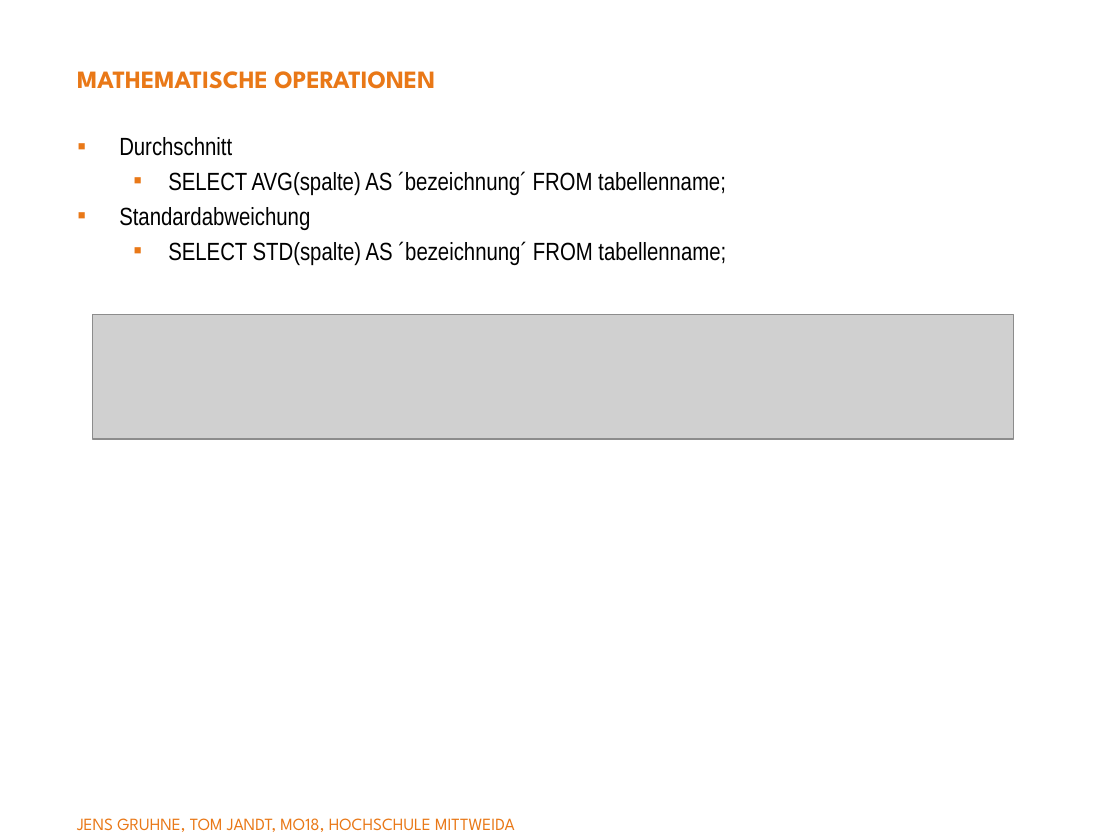
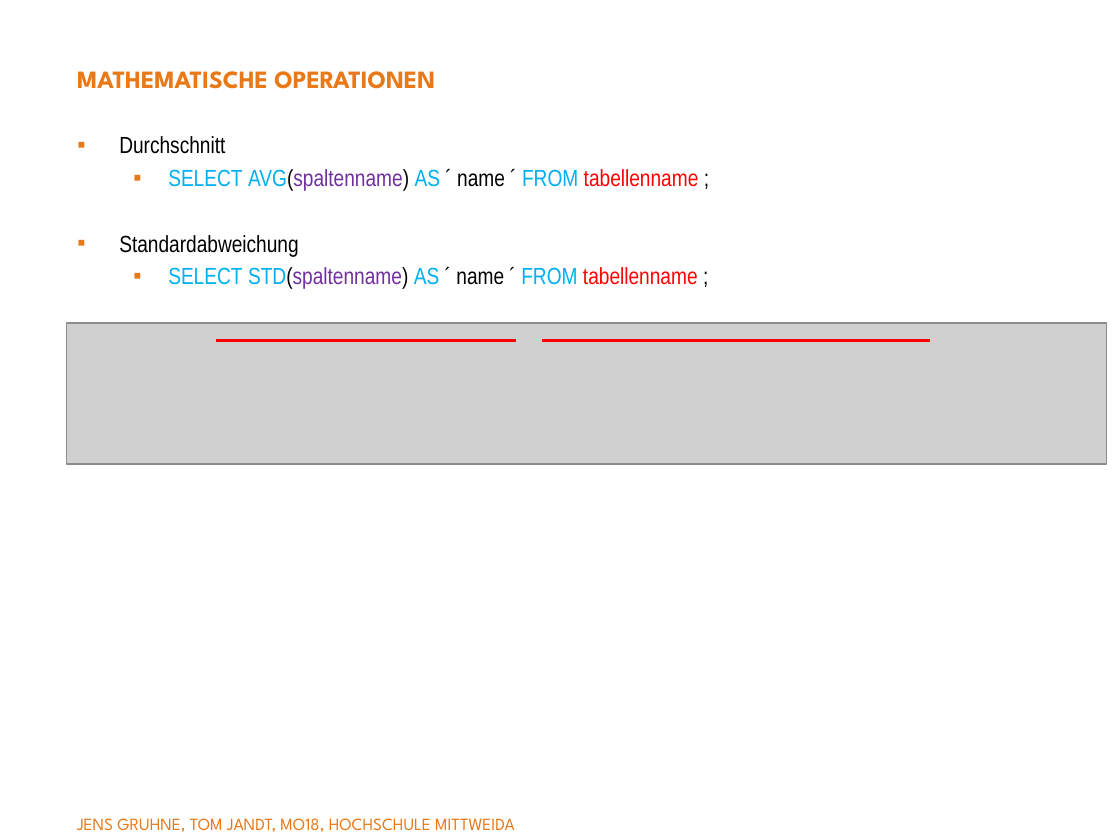
Before and after one commit to yyangg00/Semantik-Vortrag, a slide deck: slide 17 of semantik.pptx (slide 14 before the commit). Drawn at 1120x840 pixels with LibreOffice and Linux fonts; fonts in the diff are those of the drawing; grey boxes stand for pictures; background and template pictures are left out. Boxes give left, top, right and bottom in pixels: in the first picture for what was removed or moved away, otherwise in the second. Text is boxed around its words. In the diff, an @@ line names an element or a change of style, - is before the commit and + after.

```diff
--- a/semantik.pptx
+++ b/semantik.pptx
@@ text at (119,136,298,257): size 16 to 15 pt in "Durchschnitt", "Standardabweichung" @@
@@ text at (168,169,699,191): text changed; size 16 to 15 pt; text colour #000000 to #00B0F0 @@
-  ▪ SELECT AVG(spalte) AS ´bezeichnung´ FROM tabellenname;
+  ▪ SELECT AVG(spaltenname) AS ´ name ´ FROM tabellenname ;
@@ text at (168,267,698,289): text changed; size 16 to 15 pt; text colour #000000 to #00B0F0 @@
-  ▪ SELECT STD(spalte) AS ´bezeichnung´ FROM tabellenname;
+  ▪ SELECT STD(spaltenname) AS ´ name ´ FROM tabellenname ;
@@ picture: place and size @@
-picture at (93,315,1014,439)
+picture at (66,323,1107,464)
@@ line added from (216, 340) to (516, 340), #FF0000 2.25 pt @@
@@ line added from (542, 340) to (931, 340), #FF0000 2.25 pt @@
```
Also in this commit, not shown: 17 other slides changed.
